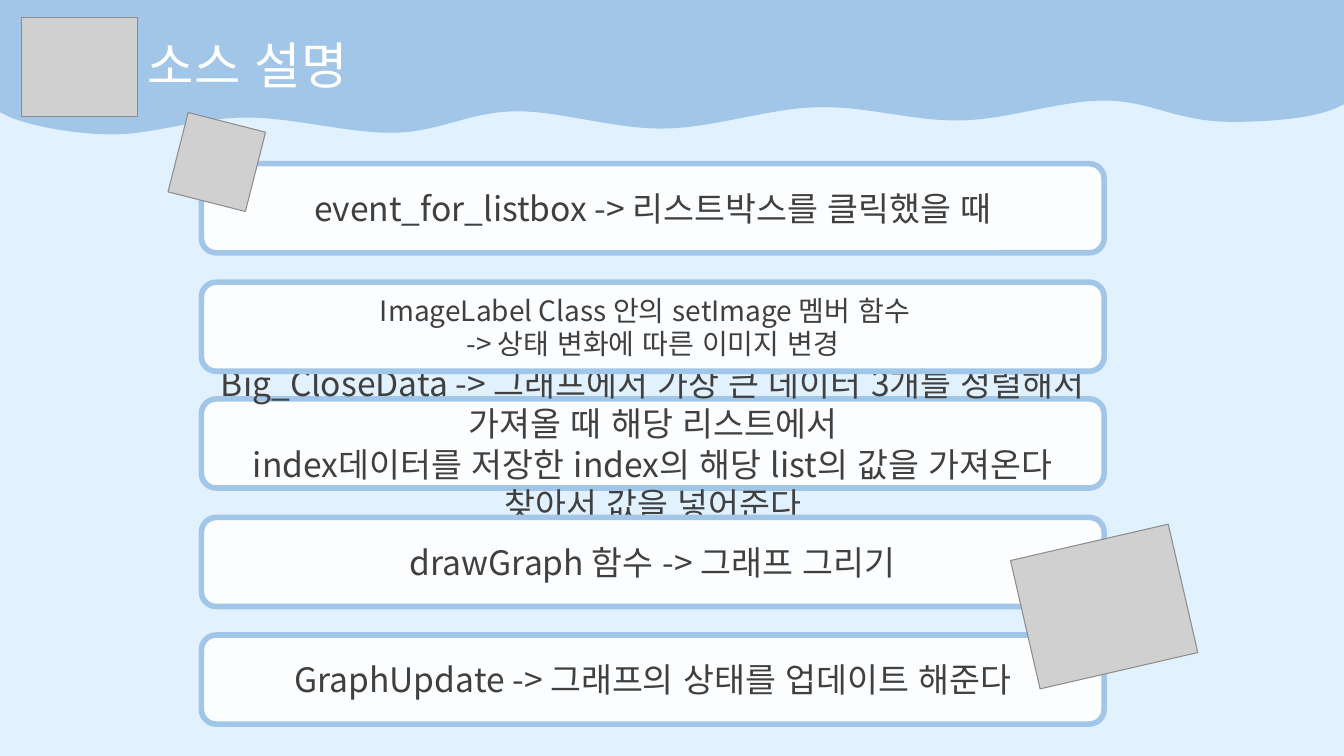
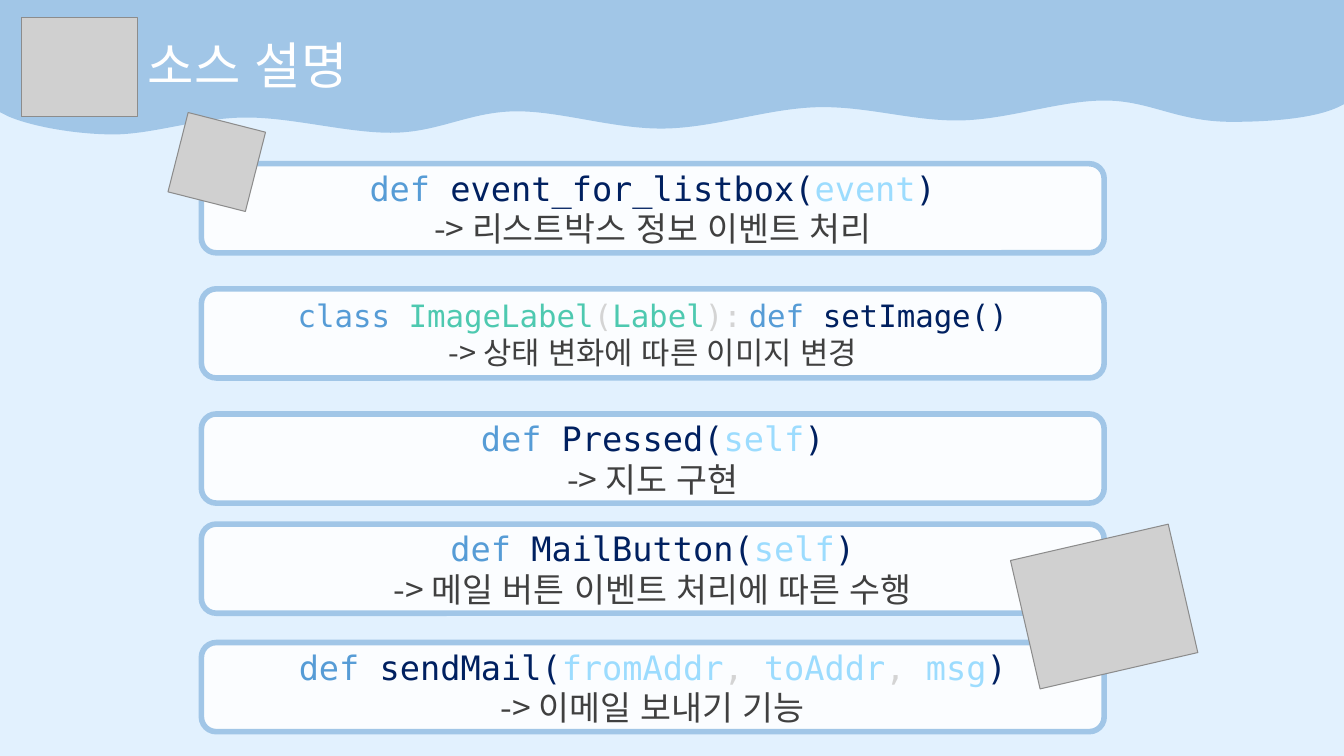
Before and after one commit to HongMyengJin/scriptlang, a slide deck: slide 12 of TermProject/Term최종발표.pptx (slide 7 before the commit). Drawn at 1344x756 pixels with LibreOffice and Linux fonts; fonts in the diff are those of the drawing; grey boxes stand for pictures. Boxes give left, top, right and bottom in pixels: in the first picture for what was removed or moved away, otherwise in the second. Text is boxed around its words. In the diff, an @@ line names an element or a change of style, - is before the commit and + after.

```diff
--- a/TermProject/Term최종발표.pptx
+++ b/TermProject/Term최종발표.pptx
@@ text in rounded rectangle at bbox=[370, 175, 935, 251]: text changed; font Noto Sans CJK KR to DejaVu Sans Mono; text colour #404040 to #002060 @@
-event_for_listbox -> 리스트박스를 클릭했을 때
+def event_for_listbox(event)
+-> 리스트박스 정보 이벤트 처리
@@ rounded rectangle "class ImageLabel(Label): def setImage()": place and size @@
-rounded rectangle "class ImageLabel(Label): def setImage()" at bbox=[202, 282, 1105, 371]
+rounded rectangle "class ImageLabel(Label): def setImage()" at bbox=[202, 289, 1105, 378]
@@ text in rounded rectangle at bbox=[298, 303, 1008, 334]: text changed; size 20 to 22 pt; font Noto Sans CJK KR to DejaVu Sans Mono; text colour #404040 to #4EC9B0 @@
-ImageLabel Class 안의 setImage 멤버 함수
+class ImageLabel(Label): def setImage()
@@ text in rounded rectangle at bbox=[483, 338, 857, 367]: size 20 to 22 pt in "-> 상태 변화에 따른 이미지 변경" @@
@@ rounded rectangle removed at bbox=[202, 399, 1105, 488] @@
-Big_CloseData -> 그래프에서 가장 큰 데이터 3개를 정렬해서 가져올 때 해당 리스트에서
-index데이터를 저장한 index의 해당 list의 값을 가져온다 찾아서 값을 넣어준다
@@ rounded rectangle added at bbox=[202, 414, 1105, 503], fill #FBFDFF, outline #A1C6E7 4 pt, 24 pt, text #002060 @@
+def Pressed(self)
+-> 지도 구현
@@ rounded rectangle removed at bbox=[202, 517, 1105, 606] @@
-drawGraph 함수 -> 그래프 그리기
@@ rounded rectangle added at bbox=[202, 524, 1105, 613], fill #FBFDFF, outline #A1C6E7 4 pt, 24 pt, text #404040 @@
+def MailButton(self)
+-> 메일 버튼 이벤트 처리에 따른 수행
@@ rounded rectangle removed at bbox=[202, 635, 1105, 724] @@
-GraphUpdate -> 그래프의 상태를 업데이트 해준다
@@ rounded rectangle added at bbox=[202, 642, 1105, 731], fill #FBFDFF, outline #A1C6E7 4 pt, 24 pt, text #9CDCFE @@
+def sendMail(fromAddr, toAddr, msg)
+-> 이메일 보내기 기능
```
Also in this commit, not shown: 4 other slides changed, 7 slides added, 1 slide removed, 52 other files.
